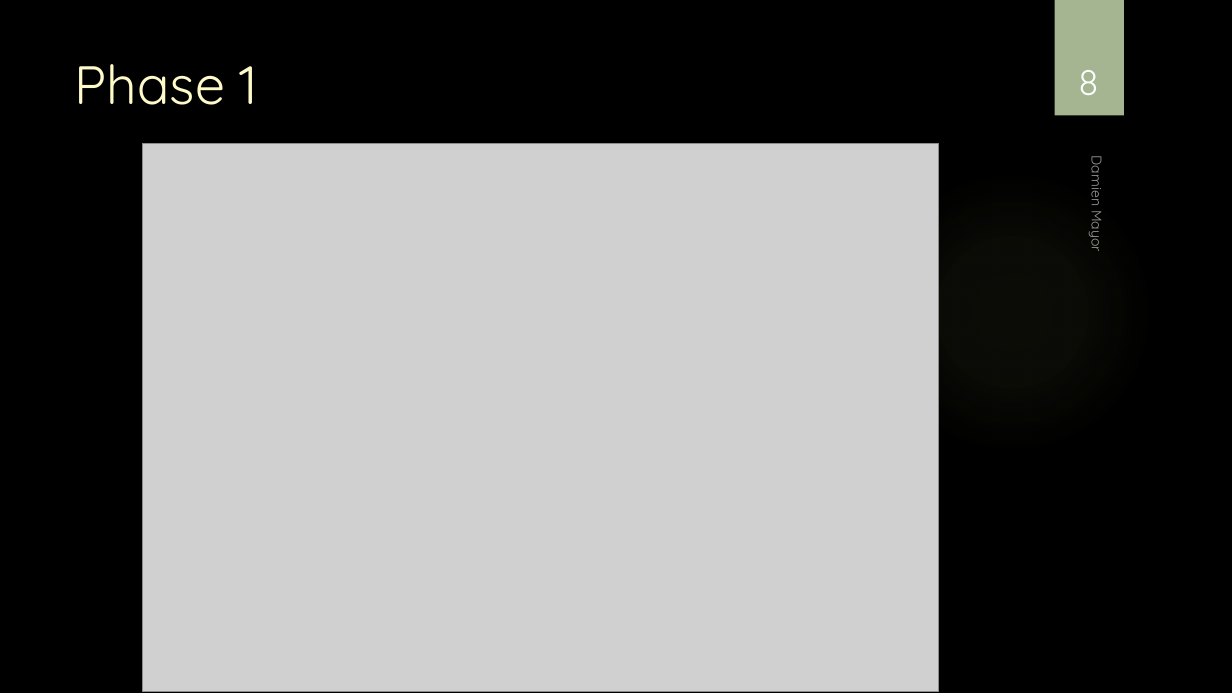
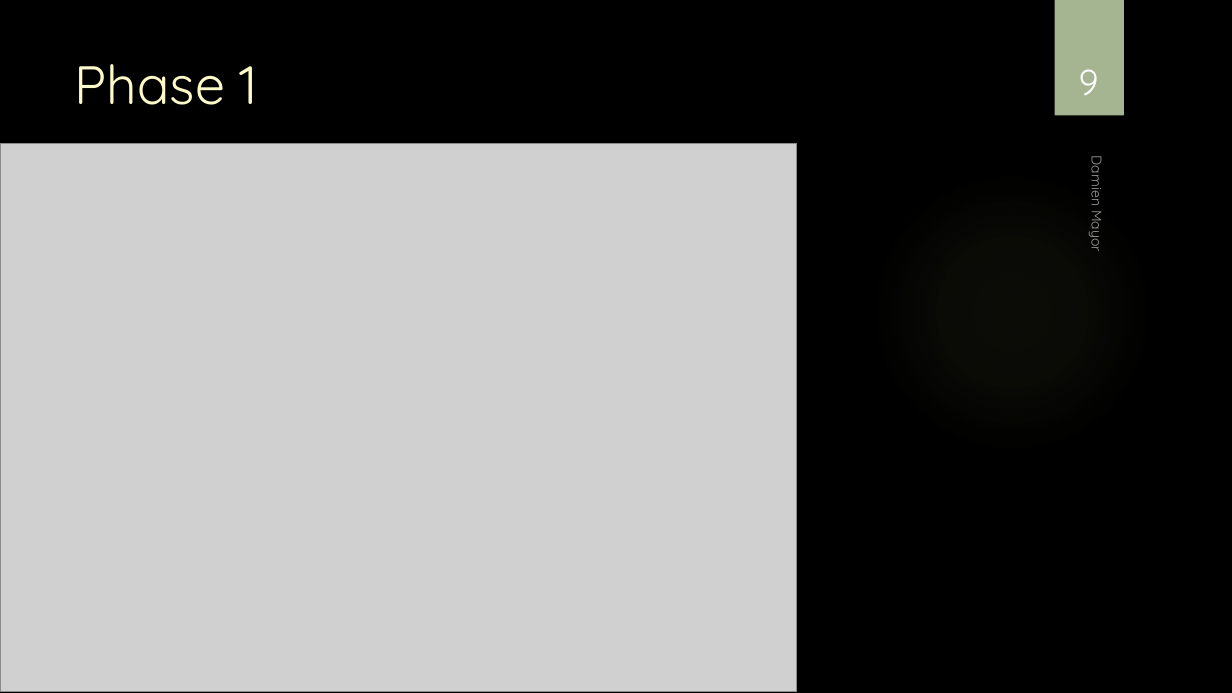
Before and after one commit to damienmayor/TPI, a slide deck: slide 9 of Présentation/Présentation TPI DMA.pptx (slide 8 before the commit). Drawn at 1232x693 pixels with LibreOffice and Linux fonts; fonts in the diff are those of the drawing; grey boxes stand for pictures; background and template pictures are left out. Boxes give left, top, right and bottom in pixels: in the first picture for what was removed or moved away, otherwise in the second. Text is boxed around its words. In the diff, an @@ line names an element or a change of style, - is before the commit and + after.

```diff
--- a/Présentation/Présentation TPI DMA.pptx
+++ b/Présentation/Présentation TPI DMA.pptx
@@ page number at (1079,69,1099,95): text changed @@
-8
+9
@@ picture: place and size @@
-picture at (142,143,939,691)
+picture at (1,143,798,691)
```
Also in this commit, not shown: 7 other slides changed, 1 slide added.
